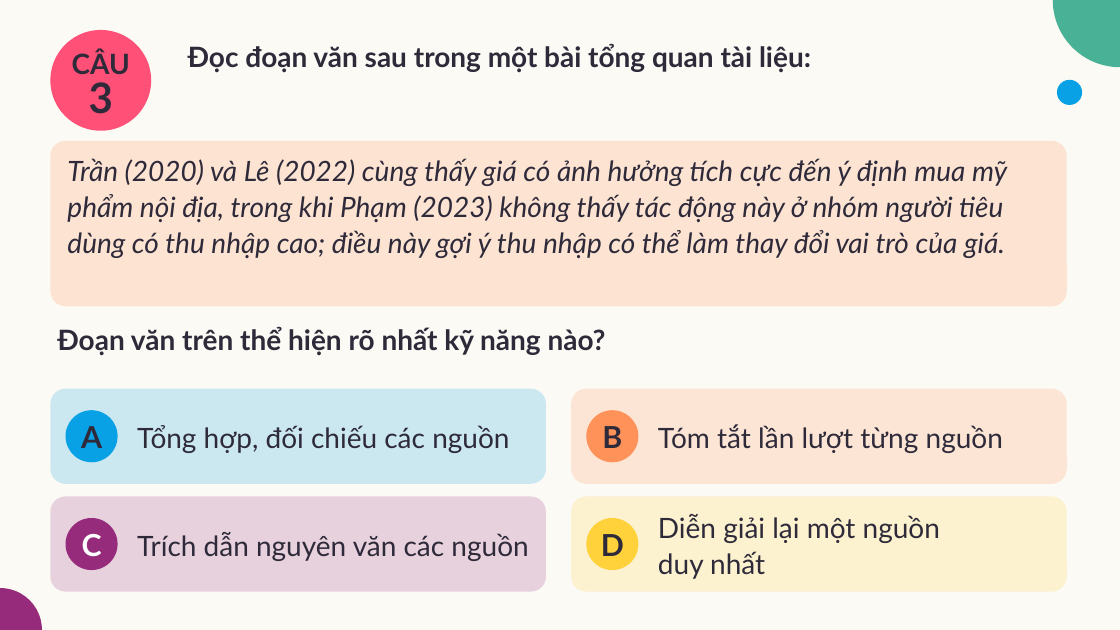
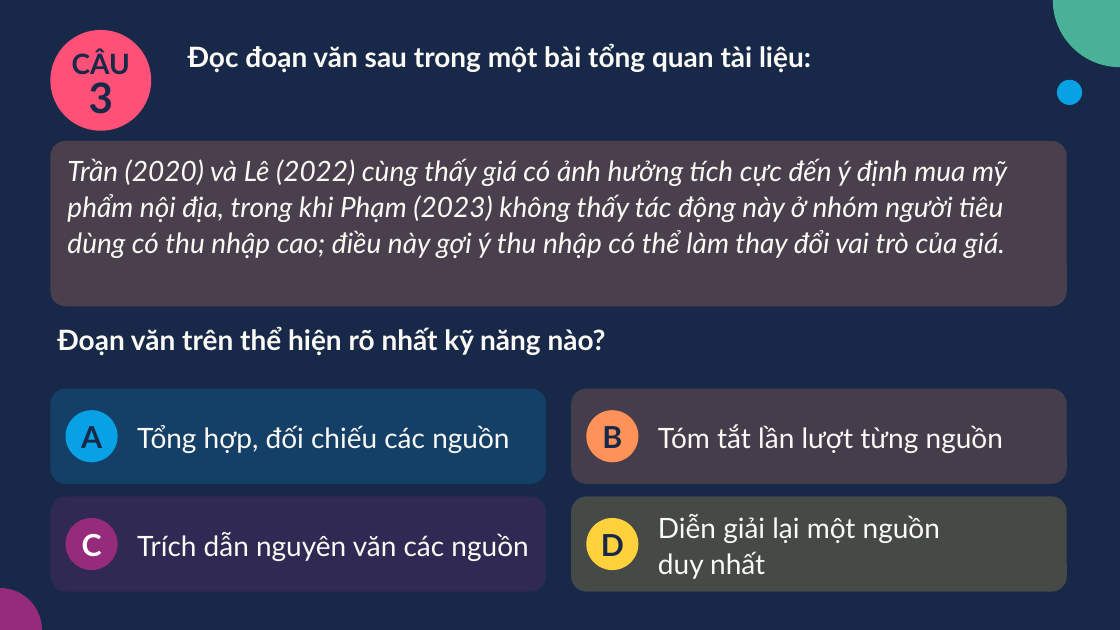
Before and after one commit to dnbaoquyen/academic-pptx-skill, a slide deck: slide 6 of mkt1107/output/MKT1107_KiemTra_TracNghiem_Bai1-7.pptx. Drawn at 1120x630 pixels with LibreOffice and Linux fonts; fonts in the diff are those of the drawing. Boxes give left, top, right and bottom in pixels: in the first picture for what was removed or moved away, otherwise in the second. Text is boxed around its words. In the diff, an @@ line names an element or a change of style, - is before the commit and + after.

```diff
--- a/mkt1107/output/MKT1107_KiemTra_TracNghiem_Bai1-7.pptx
+++ b/mkt1107/output/MKT1107_KiemTra_TracNghiem_Bai1-7.pptx
@@ background #FBFAF4 to #172849 @@
@@ rounded rectangle at box(50, 141, 1067, 307): fill #FCE3D2 to #4A3F4D @@
@@ rounded rectangle at box(50, 389, 546, 484): fill #CBE8F1 to #144068 @@
@@ rounded rectangle at box(571, 389, 1067, 484): fill #FCE5D5 to #453D4C @@
@@ rounded rectangle at box(50, 497, 546, 592): fill #E7D1DC to #302953 @@
@@ rounded rectangle at box(571, 497, 1067, 592): fill #FCF2CF to #454A46 @@
@@ text colour #2E2A3A to #FBFAF4 in 7 elements at box(188, 43, 811, 73), box(67, 158, 1007, 258), box(57, 326, 606, 356), box(137, 425, 509, 453), box(658, 424, 1003, 453), box(137, 532, 528, 561), box(658, 514, 940, 579) @@
@@ text colour #2E2A3A to #172849 in 4 elements at box(50, 30, 151, 131), box(81, 426, 102, 448), box(602, 426, 622, 448), box(601, 534, 624, 556) @@
```
Also in this commit, not shown: 13 other slides changed, 4 other files.
